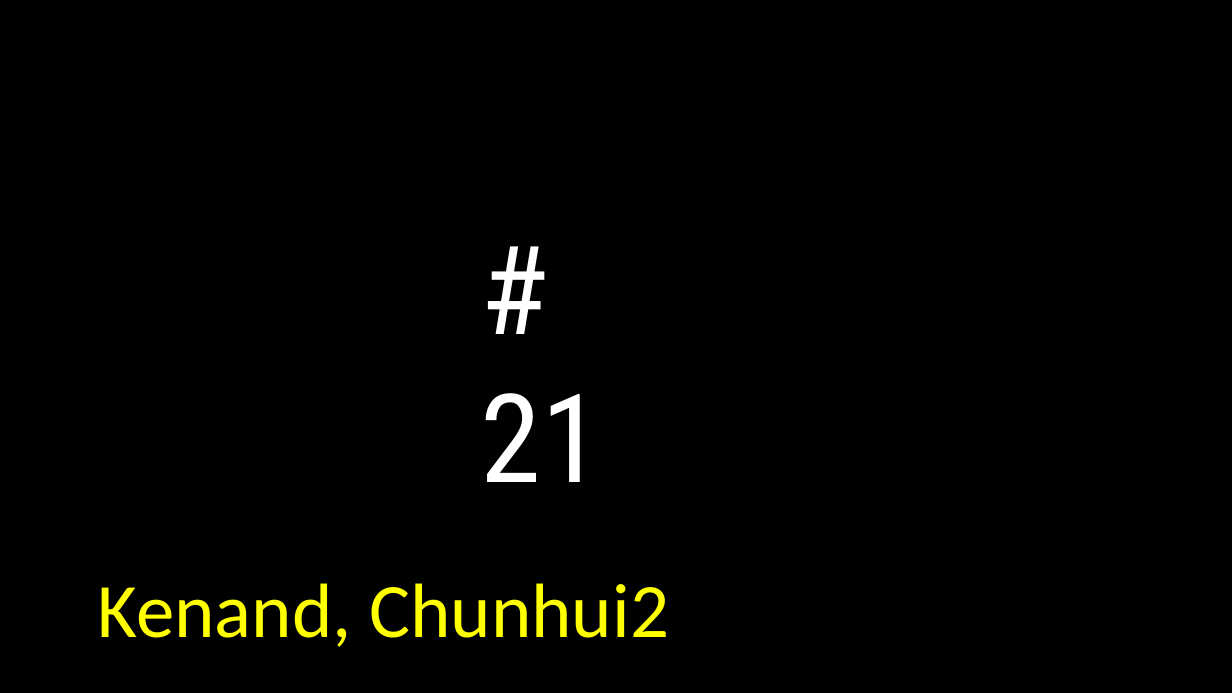
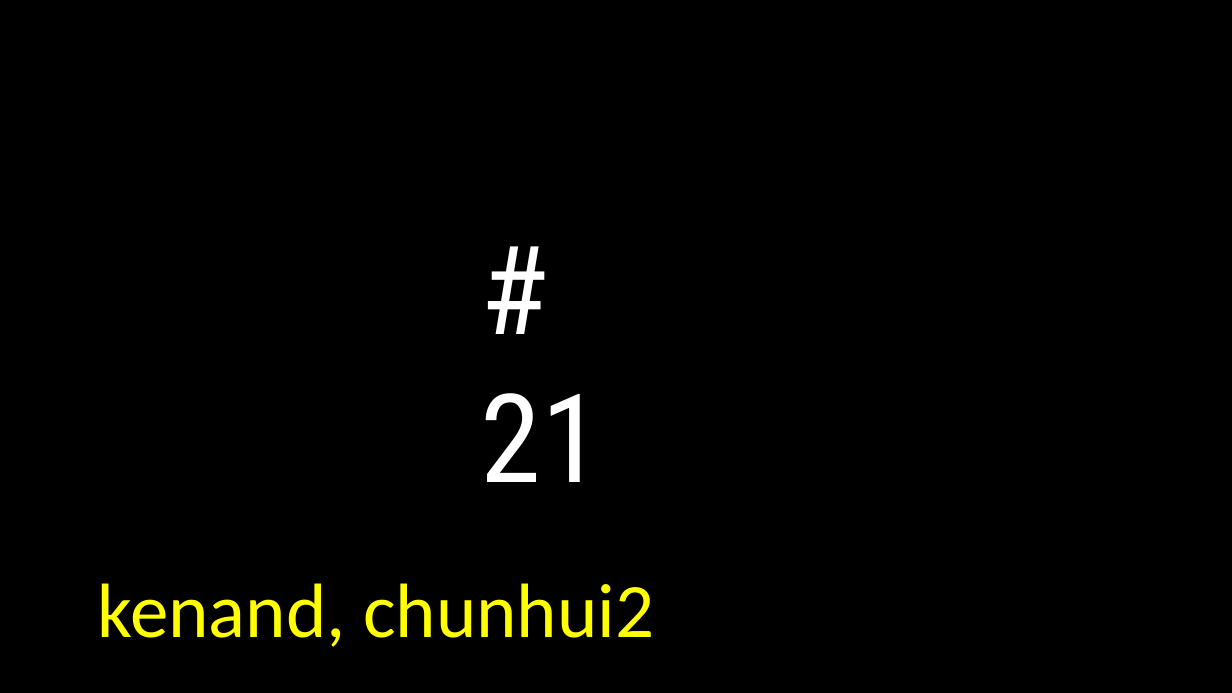
Before and after one commit to ECHO960/action_representation, a slide deck: slide 1 of Pres.pptx. Drawn at 1232x693 pixels with LibreOffice and Linux fonts; fonts in the diff are those of the drawing. Boxes give left, top, right and bottom in pixels: in the first picture for what was removed or moved away, otherwise in the second. Text is boxed around its words. In the diff, an @@ line names an element or a change of style, - is before the commit and + after.

```diff
--- a/Pres.pptx
+++ b/Pres.pptx
@@ text at [98, 583, 654, 647]: text changed @@
-Kenand, Chunhui2
+kenand, chunhui2
```
Also in this commit, not shown: 1 other slide changed.
